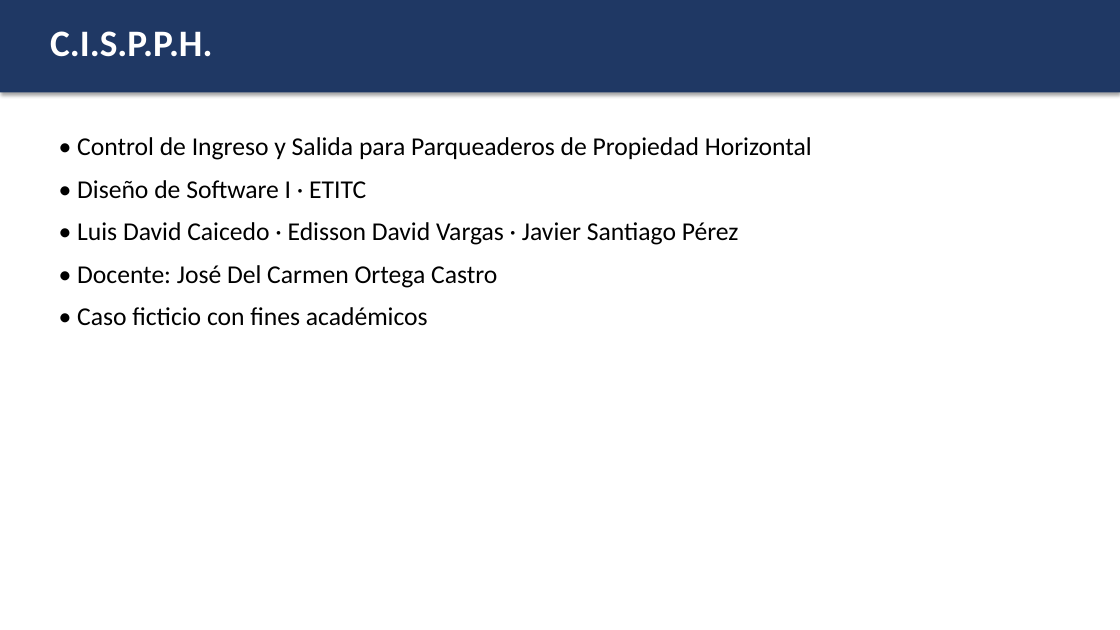
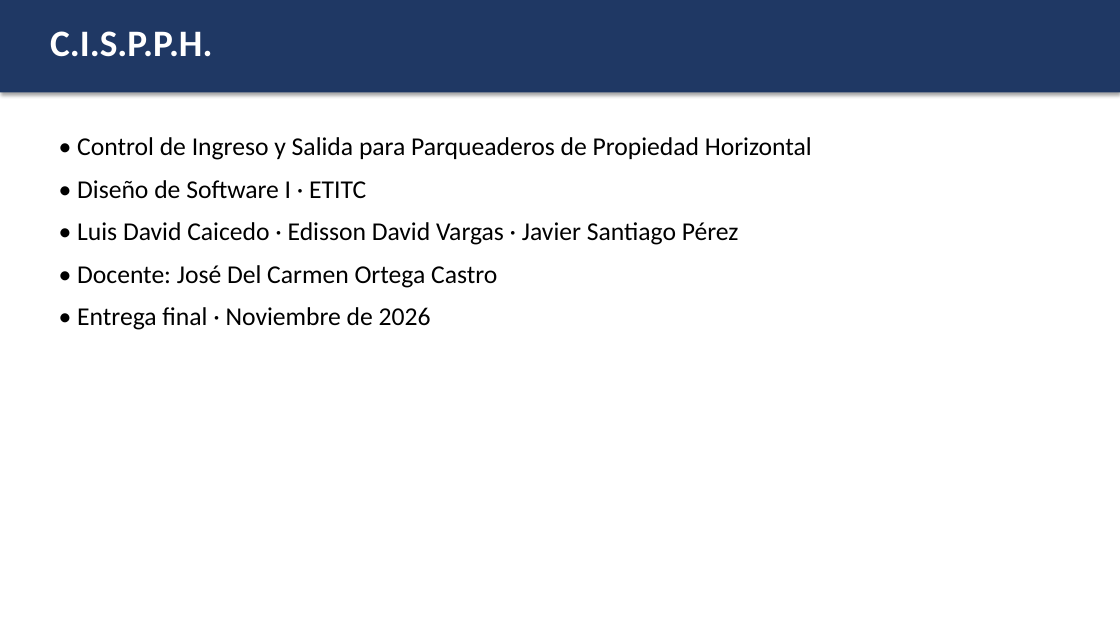
Before and after one commit to SrMrLDavid/CISPPH, a slide deck: slide 1 of docs/documentos/10 Presentación final.pptx. Drawn at 1120x630 pixels with LibreOffice and Linux fonts; fonts in the diff are those of the drawing. Boxes give left, top, right and bottom in pixels: in the first picture for what was removed or moved away, otherwise in the second. Text is boxed around its words. In the diff, an @@ line names an element or a change of style, - is before the commit and + after.

```diff
--- a/docs/documentos/10 Presentación final.pptx
+++ b/docs/documentos/10 Presentación final.pptx
@@ text at [77,307,431,330]: text changed @@
-• Caso ficticio con fines académicos
+• Entrega final · Noviembre de 2026
```
Also in this commit, not shown: 1 other slide changed, 44 other files.
